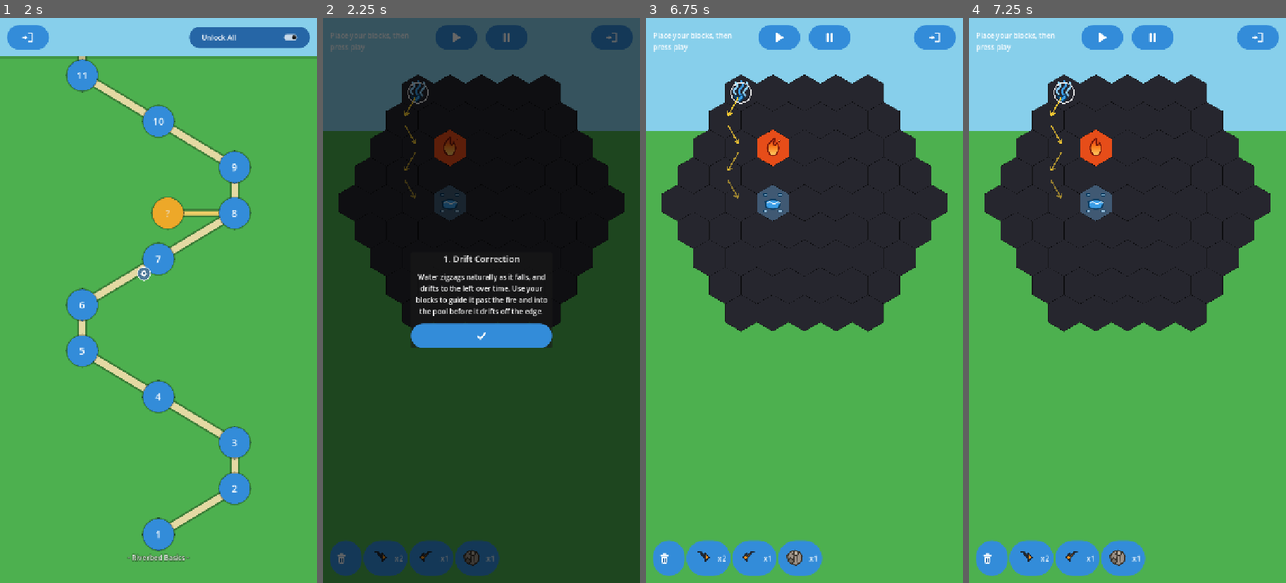
Above: before the commit, frames 1-4 (left to right).
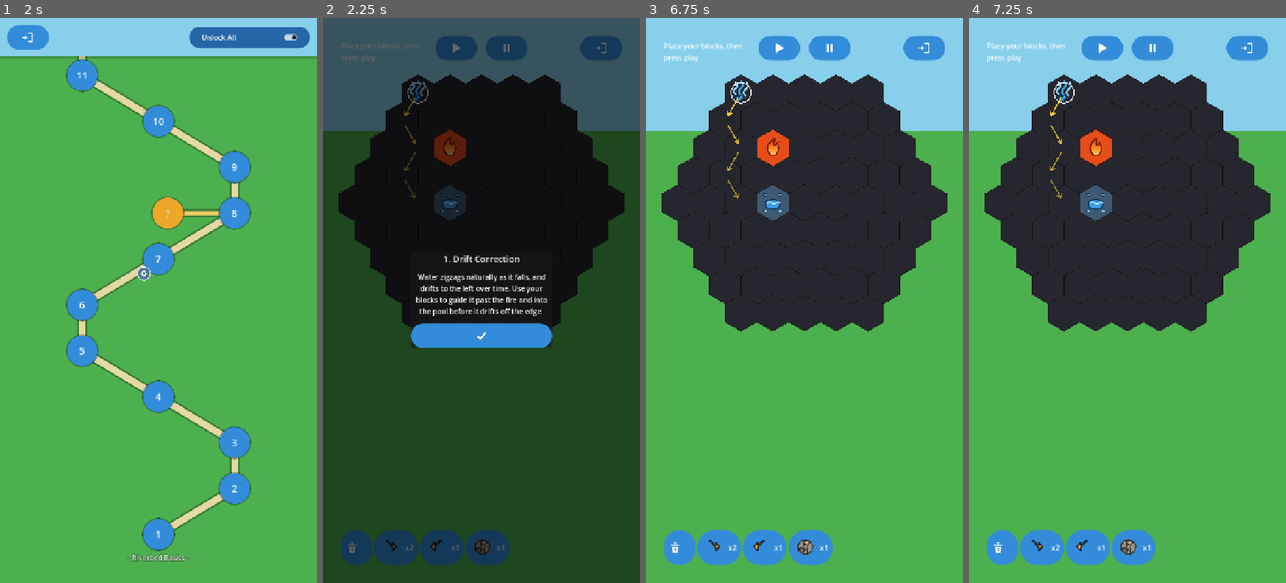
Above: after the commit, the same moments.

Repository: jitternoise/sunny_balcony
Game: Godot game, scene res://scenes/MainMenu.tscn
Same seed, same stepped clock (60 frames per second), same inputs: the game is played once before the commit and once after it.
Inputs (mouse positions are in pixels of both pictures, inside the frame that each line leads up to; where the layout moved, square brackets give the same spot in the first picture):
- Up to frame 1 (2 s): click "New Game" at 0.5 s; click "Slot 1 (new game)" at 1.25 s
- Up to frame 2 (2.25 s): click "1" at 2 s
- Up to frame 3 (6.75 s): click (779, 46) [779, 34] at 2.75 s; click (779, 46) [779, 34] at 3.5 s; click "x2" at 4.25 s; click "x1" at 5 s; click "x1" at 5.75 s; click (804, 334) at 6.5 s
- Up to frame 4 (7.25 s): no input

Frame 1 is identical in both runs. In frame 2, 4.4% of the frame differs, in the area x 2-98%, y 1-99%; in frame 3, 4.9%; in frame 4, 4.9%.

Commit message:
Move the level HUD off the screen edges
Every HUD control in Level.tscn sat 16px from the edge, which is tight on
a 720x1280 portrait screen once rounded corners, a status bar and a
gesture bar are in play. Play/Pause, Level Select and the inventory bar
now sit 40px in; the status and budget labels move with them so the top
and bottom rows don't read as ragged.

BOTTOM_UI_RESERVED_PX caps how far the board scrolls so the grid's bottom
edge can't hide behind the HUD, and its old 110.0 tracked BudgetLabel's
offset_top exactly -- so raising that label 48px without it would have let
tall grids scroll underneath. Bumped to match, and the comment corrected:
it claimed to track the inventory bar, which it never did. Affects the
scroll limit only, not tile size (that is width-driven).

Also closes a pre-existing overlap: BudgetLabel's box ran to 84px above
the bottom while InventoryBar started at 96px.

Co-Authored-By: Claude Opus 5 <noreply@anthropic.com>

Diff:
--- a/game/scenes/Level.tscn
+++ b/game/scenes/Level.tscn
@@ -44,10 +44,10 @@
 
 [node name="StatusLabel" type="Label" parent="UI/HUD"]
 layout_mode = 1
-offset_left = 16.0
-offset_top = 28.0
-offset_right = 230.0
-offset_bottom = 56.0
+offset_left = 40.0
+offset_top = 52.0
+offset_right = 240.0
+offset_bottom = 80.0
 autowrap_mode = 3
 text = "Place your blocks, then press play"
 
@@ -55,9 +55,9 @@
 layout_mode = 1
 anchor_left = 0.5
 offset_left = -105.0
-offset_top = 16.0
+offset_top = 40.0
 offset_right = -10.0
-offset_bottom = 72.0
+offset_bottom = 96.0
 tooltip_text = "Start"
 icon = ExtResource("3")
 icon_alignment = 1
@@ -66,9 +66,9 @@
 layout_mode = 1
 anchor_left = 0.5
 offset_left = 10.0
-offset_top = 16.0
+offset_top = 40.0
 offset_right = 105.0
-offset_bottom = 72.0
+offset_bottom = 96.0
 tooltip_text = "Pause"
 icon = ExtResource("4")
 icon_alignment = 1
@@ -77,10 +77,10 @@
 layout_mode = 1
 anchor_left = 1.0
 anchor_right = 1.0
-offset_left = -111.0
-offset_top = 16.0
-offset_right = -16.0
-offset_bottom = 72.0
+offset_left = -135.0
+offset_top = 40.0
+offset_right = -40.0
+offset_bottom = 96.0
 tooltip_text = "Level Select"
 icon = ExtResource("6")
 icon_alignment = 1
@@ -90,10 +90,10 @@
 layout_mode = 1
 anchor_top = 1.0
 anchor_bottom = 1.0
-offset_left = 16.0
-offset_top = -110.0
-offset_right = 220.0
-offset_bottom = -84.0
+offset_left = 40.0
+offset_top = -158.0
+offset_right = 244.0
+offset_bottom = -132.0
 text = "Tiles left: 0"
 
 [node name="InventoryBar" type="HBoxContainer" parent="UI/HUD"]
@@ -101,10 +101,10 @@
 anchor_top = 1.0
 anchor_bottom = 1.0
 anchor_right = 1.0
-offset_left = 16.0
-offset_top = -96.0
-offset_right = -16.0
-offset_bottom = -16.0
+offset_left = 40.0
+offset_top = -120.0
+offset_right = -40.0
+offset_bottom = -40.0
 
 [node name="LosePanel" type="Control" parent="UI"]
 visible = false
--- a/game/scripts/gameplay/HexBoard.gd
+++ b/game/scripts/gameplay/HexBoard.gd
@@ -287,9 +287,11 @@
 ## not exceed floor((MAX_GRID_WIDTH_HEXES - 1) / 2) = 4.
 const MAX_GRID_WIDTH_HEXES := 9
 
-## Reserved screen space below the grid's available area for the bottom
-## inventory bar, so scrolling can't hide the grid's bottom edge behind it.
-const BOTTOM_UI_RESERVED_PX := 110.0
+## Reserved screen space below the grid's available area for the bottom HUD,
+## so scrolling can't hide the grid's bottom edge behind it. Matches the
+## topmost bottom-anchored control in Level.tscn -- BudgetLabel's offset_top,
+## which sits just above InventoryBar -- so keep the two in step.
+const BOTTOM_UI_RESERVED_PX := 158.0
 
 ## position.y when the grid is scrolled all the way to the top (its natural
 ## resting position, set by _fit_hex_layout()). Level.gd clamps manual
